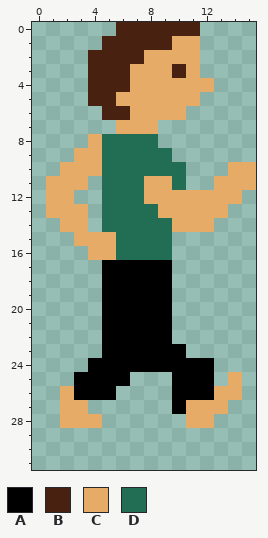
A pixel-art sprite gets an edit: resources/player_idle.png. This is how it looked before the edit.
The file is 16x32 pixels. Colours within 5 levels of each other are drawn and written as one.
Palette (. is transparent): A #000000  B #482110  C #e6ab67  D #226e54
Pixels before, first column x 1:
 0 .....BBBBBB....
 1 ....BBBBBCC....
 2 ...BBBBCCCC....
 3 ...BBBCCCBC....
 4 ...BBBCCCCCC...
 5 ...BBCCCCCC....
 6 ....BBCCCC.....
 7 .....CCC.......
 8 ...CDDDD.......
 9 ..CCDDDDD......
10 .CCCDDDDDD...CC
11 CCC.DDDCCD..CCC
12 CC..DDDCCCCCCC.
13 CCC.DDDDCCCCC..
14 .CC.DDDDDCCC...
15 ..CCCDDDD......
16 ...CCDDDD......
17 ....AAAAA......
18 ....AAAAA......
19 ....AAAAA......
20 ....AAAAA......
21 ....AAAAA......
22 ....AAAAA......
23 ....AAAAAA.....
24 ...AAAAAAAAA...
25 ..AAAA...AAA.C.
26 .CAAA....AAACC.
27 .CC......ACCC..
28 .CCC......CC...
The result:
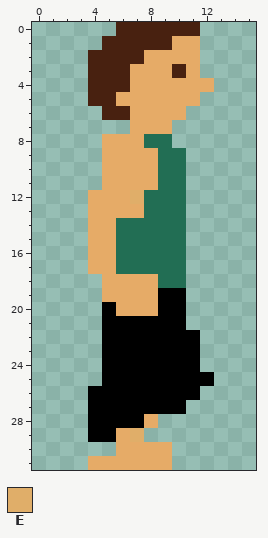
Colours new in this view: E #e0ae69
What changed:
Changed rows in their new state; - is an unchanged pixel.
first column x 1:
 7 -----.--C------
 8 ---.CCC-D------
 9 --..CCCC-D-----
10 -...CCCC-----..
11 ...-CCC-D---...
12 ..-CCCEDDD....-
13 ...CCCC-DD...--
14 -..CC----D..---
15 --.------D-----
16 ---------D-----
17 ---CCDDDDD-----
18 ----CCCCDD-----
19 ----CCCC-A-----
20 -----CCC-A-----
21 ---------A-----
22 ---------AA----
23 ----------A----
24 ---.-------.---
25 --..--AAA----.-
26 -..--AAAA--...-
27 -..AAAAAA-...--
28 -..AAAAC--..---
29 ---AACE--------
30 -----CCCC------
31 ---CCCCCC------
Where, in picture pixels (left, top, right, bottom), the same in both pictures:
changed: (46, 120, 256, 470)
